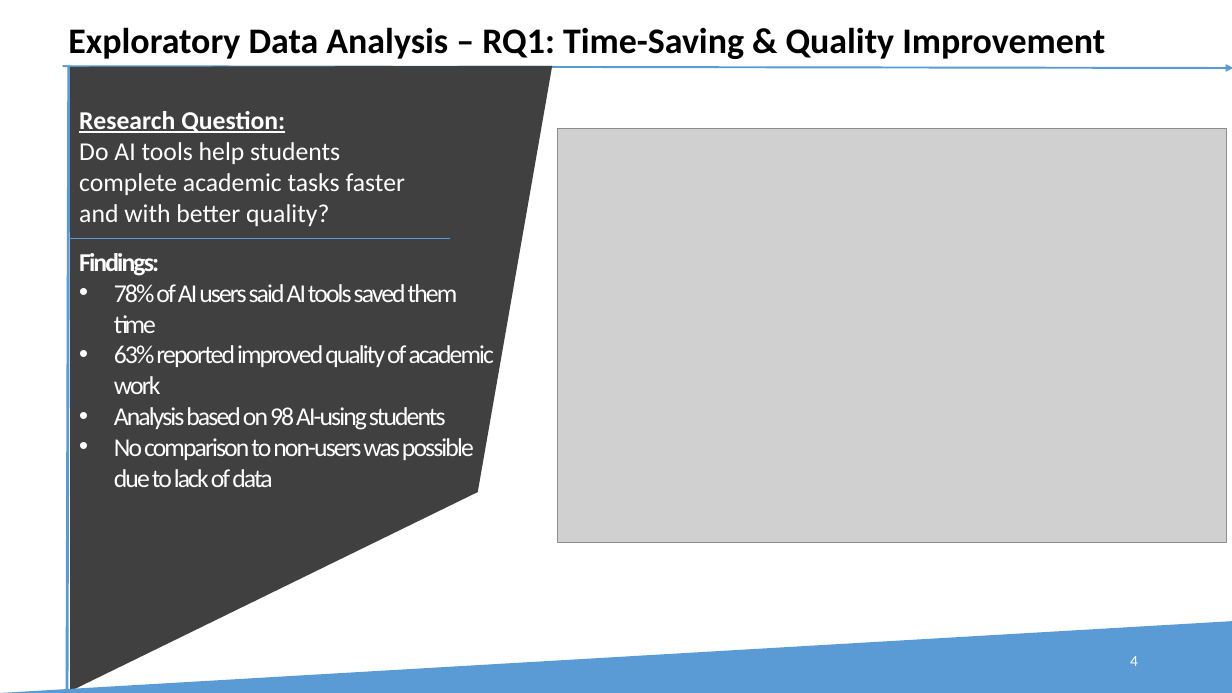
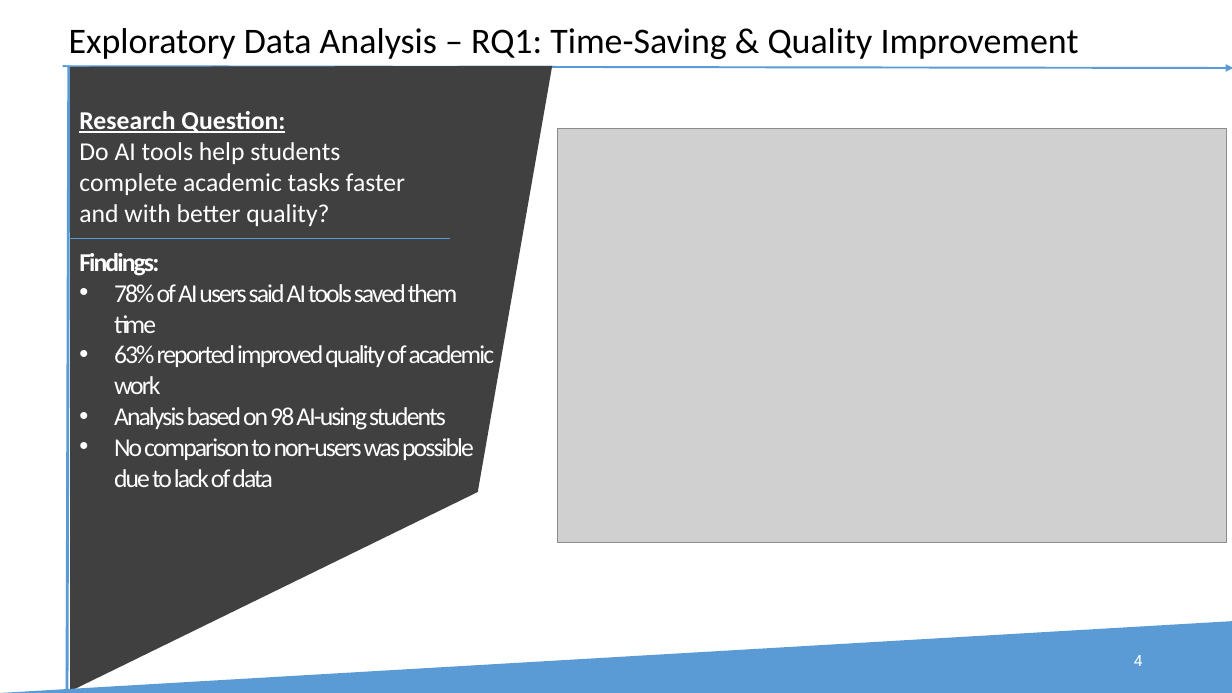
Before and after one commit to TuWienProjects/survey-methods-assignment2-group7, a slide deck: slide 4 of results/Presentaion DA 23-06-2025.pptx. Drawn at 1232x693 pixels with LibreOffice and Linux fonts; fonts in the diff are those of the drawing; grey boxes stand for pictures; background and template pictures are left out. Boxes give left, top, right and bottom in pixels: in the first picture for what was removed or moved away, otherwise in the second. Text is boxed around its words. In the diff, an @@ line names an element or a change of style, - is before the commit and + after.

```diff
--- a/results/Presentaion DA 23-06-2025.pptx
+++ b/results/Presentaion DA 23-06-2025.pptx
@@ text "Exploratory Data Analysis – RQ1: ..." at [69, 28, 1079, 59]: bold off @@
@@ right triangle removed at [0, 621, 1232, 693] @@
@@ freeform shape added at [0, 621, 1232, 693], fill #5B9BD5 @@
@@ page number at [1134, 655, 1143, 666]: font Calibri to Roboto @@
```
Also in this commit, not shown: 9 other slides changed, 1 slide added, 1 slide removed.
